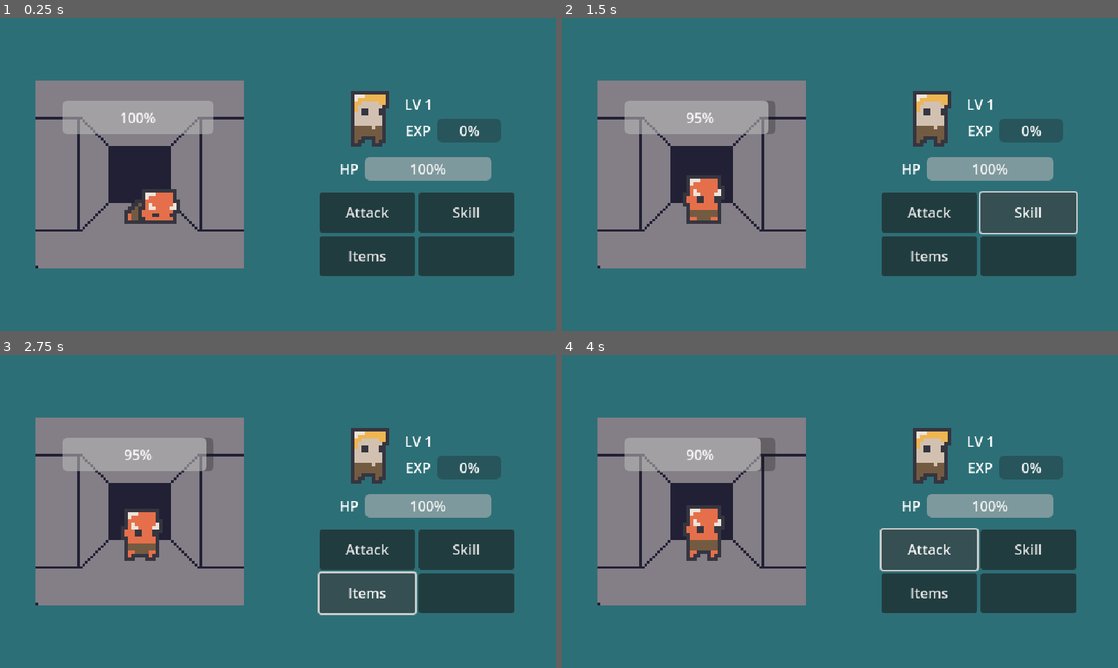
Above: before the commit, frames 1-4 (two rows, left to right).
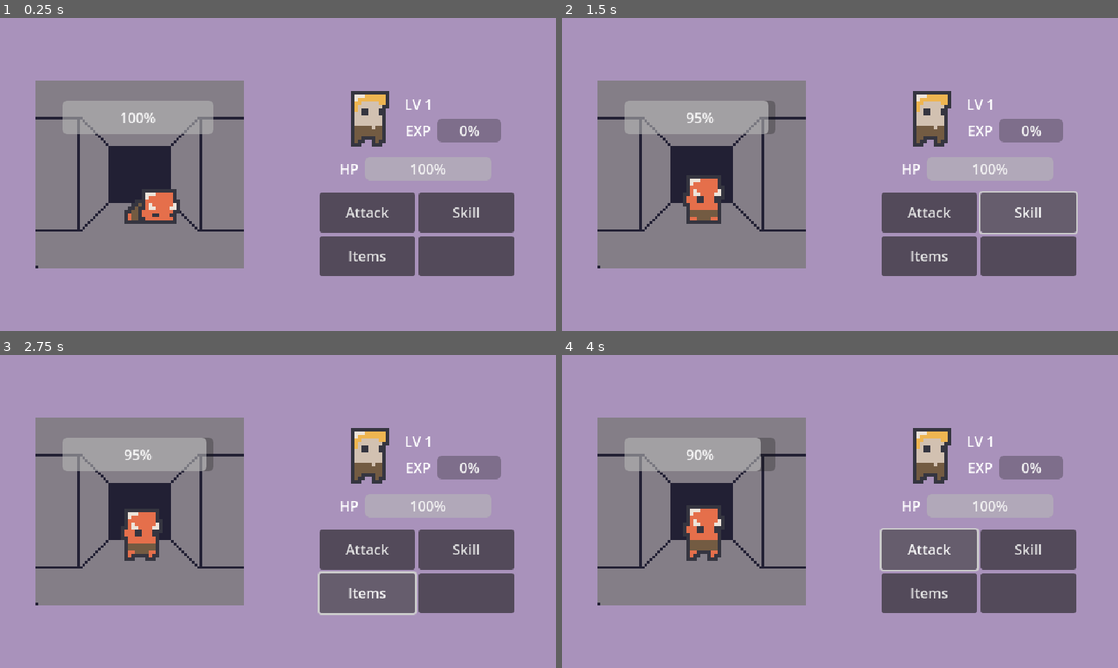
Above: after the commit, the same moments.

Repository: THE21Falcam/Dungeon-Madness
Game: Godot game, scene res://Main World/Layout/Landscape.tscn
Same seed, same stepped clock (60 frames per second), same inputs: the game is played once before the commit and once after it.
Inputs (mouse positions are in pixels of both pictures, inside the frame that each line leads up to):
- Up to frame 1 (0.25 s): no input
- Up to frame 2 (1.5 s): click "Attack" at 0.5 s; click "Skill" at 1.25 s
- Up to frame 3 (2.75 s): click "Items" at 2 s
- Up to frame 4 (4 s): click (1029, 592) at 2.75 s; click "Attack" at 3.5 s

The runs differ from the first frame. In frame 1, 76% of the frame differs, in the area x 0-100%, y 0-100%; in frame 2, 76%; in frame 3, 76%; in frame 4, 76%.

Commit message:
Added Persona Note to Readme file

Diff:
--- a/Main World/Layout/Landscape.tscn
+++ b/Main World/Layout/Landscape.tscn
@@ -17,7 +17,7 @@
 offset_top = -68.0
 offset_right = 753.0
 offset_bottom = 428.0
-color = Color(0.178438, 0.436889, 0.465656, 1)
+color = Color(0.66277343, 0.5719349, 0.7330646, 1)
 
 [node name="Extra UI" type="CanvasLayer" parent="."]
 
--- a/Main World/Layout/Portrait.tscn
+++ /dev/null
@@ -1,144 +0,0 @@
-[gd_scene load_steps=7 format=3 uid="uid://cumktvaqsvvwt"]
-
-[ext_resource type="Script" uid="uid://bc4jcj26fxylq" path="res://Main World/main_world.gd" id="1_jml5r"]
-[ext_resource type="Texture2D" uid="uid://i7iwwefbsp7t" path="res://Assets/Dungeon Sprites by analogstudios/mHero_.png" id="2_ykqfh"]
-[ext_resource type="Texture2D" uid="uid://bhxp5gtrgr8td" path="res://Assets/Created by Master/DungenLayout.png" id="3_jkt25"]
-[ext_resource type="PackedScene" uid="uid://c6kbe1mcxwwga" path="res://Dungen Foe/dungen_foe.tscn" id="4_ussyk"]
-[ext_resource type="PackedScene" uid="uid://buyp78y802gnt" path="res://Main GUI/Settings/settings.tscn" id="5_skn4m"]
-
-[sub_resource type="SpriteFrames" id="SpriteFrames_4f0rs"]
-
-[node name="Main World" type="Node2D"]
-texture_filter = 1
-script = ExtResource("1_jml5r")
-
-[node name="Main Camera" type="Camera2D" parent="."]
-position = Vector2(180, 320)
-
-[node name="Player Profile" type="Sprite2D" parent="."]
-texture_filter = 1
-position = Vector2(180, 366)
-scale = Vector2(4, 4)
-texture = ExtResource("2_ykqfh")
-hframes = 8
-vframes = 6
-
-[node name="Dungen Hall" type="Sprite2D" parent="."]
-position = Vector2(177, 176)
-scale = Vector2(3, 3)
-texture = ExtResource("3_jkt25")
-
-[node name="Dungen Foe" parent="." instance=ExtResource("4_ussyk")]
-position = Vector2(179, 185)
-
-[node name="Dungen Hero" type="AnimatedSprite2D" parent="."]
-sprite_frames = SubResource("SpriteFrames_4f0rs")
-
-[node name="Extra UI" type="CanvasLayer" parent="."]
-
-[node name="Dungen GUI" type="Control" parent="Extra UI"]
-layout_mode = 3
-anchors_preset = 8
-anchor_left = 0.5
-anchor_top = 0.5
-anchor_right = 0.5
-anchor_bottom = 0.5
-offset_left = -320.0
-offset_top = -180.0
-offset_right = 40.0
-offset_bottom = 460.0
-grow_horizontal = 2
-grow_vertical = 2
-
-[node name="Foe HP Bar" type="ProgressBar" parent="Extra UI/Dungen GUI"]
-layout_mode = 1
-anchors_preset = 8
-anchor_left = 0.5
-anchor_top = 0.5
-anchor_right = 0.5
-anchor_bottom = 0.5
-offset_left = -88.0
-offset_top = -238.0
-offset_right = 86.0
-offset_bottom = -199.0
-grow_horizontal = 2
-grow_vertical = 2
-max_value = 20.0
-step = 1.0
-value = 20.0
-
-[node name="Hero HP Text" type="Label" parent="Extra UI/Dungen GUI"]
-layout_mode = 1
-anchors_preset = 8
-anchor_left = 0.5
-anchor_top = 0.5
-anchor_right = 0.5
-anchor_bottom = 0.5
-offset_left = -84.0
-offset_top = 129.0
-offset_right = -62.0
-offset_bottom = 152.0
-grow_horizontal = 2
-grow_vertical = 2
-text = "HP"
-
-[node name="Hero HP Bar" type="ProgressBar" parent="Extra UI/Dungen GUI/Hero HP Text"]
-layout_mode = 1
-anchors_preset = 8
-anchor_left = 0.5
-anchor_top = 0.5
-anchor_right = 0.5
-anchor_bottom = 0.5
-offset_left = 18.0
-offset_top = -13.5
-offset_right = 164.0
-offset_bottom = 13.5
-grow_horizontal = 2
-grow_vertical = 2
-max_value = 20.0
-step = 1.0
-value = 20.0
-
-[node name="GridContainer" type="GridContainer" parent="Extra UI/Dungen GUI"]
-layout_mode = 1
-anchors_preset = 8
-anchor_left = 0.5
-anchor_top = 0.5
-anchor_right = 0.5
-anchor_bottom = 0.5
-offset_left = -107.0
-offset_top = 168.5
-offset_right = 117.0
-offset_bottom = 264.5
-grow_horizontal = 2
-grow_vertical = 2
-columns = 2
-
-[node name="Attack" type="Button" parent="Extra UI/Dungen GUI/GridContainer"]
-layout_mode = 2
-size_flags_horizontal = 3
-size_flags_vertical = 3
-text = "Attack
-"
-
-[node name="Skill" type="Button" parent="Extra UI/Dungen GUI/GridContainer"]
-layout_mode = 2
-size_flags_horizontal = 3
-size_flags_vertical = 3
-text = "Skill"
-
-[node name="Item" type="Button" parent="Extra UI/Dungen GUI/GridContainer"]
-layout_mode = 2
-size_flags_horizontal = 3
-size_flags_vertical = 3
-text = "Items"
-
-[node name="Settings" type="Button" parent="Extra UI/Dungen GUI/GridContainer"]
-layout_mode = 2
-size_flags_horizontal = 3
-size_flags_vertical = 3
-
-[node name="Settings" parent="Extra UI" instance=ExtResource("5_skn4m")]
-visible = false
-
-[connection signal="pressed" from="Extra UI/Dungen GUI/GridContainer/Attack" to="." method="_on_attack_pressed"]
--- a/project.godot
+++ b/project.godot
@@ -27,3 +27,7 @@
 window/size/window_height_override=720
 window/stretch/mode="viewport"
 window/stretch/aspect="expand"
+
+[rendering]
+
+textures/vram_compression/import_etc2_astc=true
Binary file added: Assets/ConceptArt/RuinFontConcept.ase
Not shown, changed: export_presets.cfg
Not shown, changed: README.md
